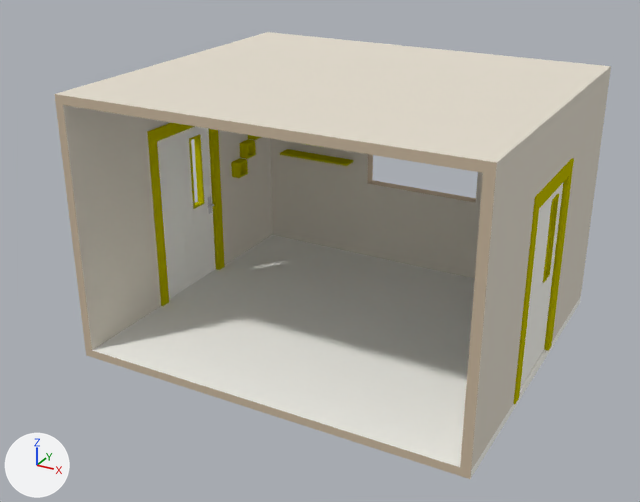
Two versions of the Blender file Assets/Models/room1.blend, one commit apart.
Rendered twice from a camera (50 mm lens) standing at (6.75, -13.31, 8.15) and looking at (-0.35, -0.39, 1.69). The axes (+X, +Y, +Z) are drawn at lower left. The lights are the same throughout.
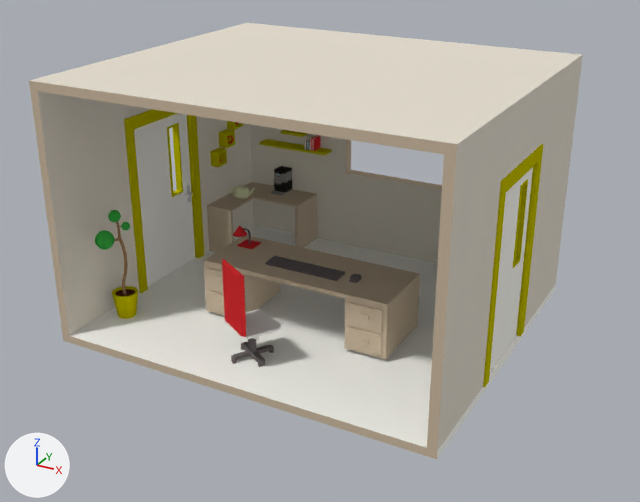
Boxes (x1, y1, x2, y2) around the edits, measured in the pictures (640 x 502 px):
'Cube', reshaped, moved
    before: (54, 32, 611, 479)
    after: (29, 23, 583, 459)
'Desk', added
    after: (203, 235, 420, 360)
'Chair', added
    after: (222, 259, 281, 367)
    faces in mat_15___default_001 (red #d92f32): (222, 259, 246, 337)
    faces in mat_14___default_001 (white #f4f0ed): (225, 310, 281, 340)
    faces in mat_09___default_001 (dark grey #6d6666): (231, 338, 274, 367)
'Keyboard', added
    after: (265, 255, 345, 281)
'Teapot001', added
    after: (229, 184, 255, 199)
'Box003', added
    after: (237, 228, 261, 249)
    faces in mat_15___default_001 (red #d92f32): (237, 239, 261, 249)
'Cone001', added
    after: (233, 226, 247, 237)
'Mouse', added
    after: (349, 274, 361, 283)
part 1 of me_cube, added
    after: (95, 230, 115, 250)
part 2 of me_cube, built on
    before: (240, 136, 258, 175)
    after: (207, 123, 320, 252)
part 3 of me_cube, added
    after: (108, 210, 138, 319)

What changed in the scene script:
```text
Change me_cube:
    remove me_cube.from_pydata(...)  # 764 vertices, 717 faces; spans x -3.67..3.67, y -3.15..3.23, z 0.0..4.77
    add me_cube.from_pydata(...)  # 4539 vertices, 4446 faces; spans x -3.67..3.67, y -3.15..3.23, z 0.0..4.77
    me_cube part 1: a new loose piece, a UV sphere (8 segments, 8 rings, poles along z) spanning x -3.3..-2.96, y -2.53..-2.18, z 1.63..1.97, in mat_material_006 (green #3cac45)
    me_cube part 2: 10 vertices moved from x -3.43, y 1.48..2.37, z 2.08..2.98 to x -3.49..-3.43, y 1.48..2.37, z 2.08..2.98; 2 vertices removed from x -3.43, y 1.48..1.72, z 2.08..2.32; 1864 vertices added at x -3.54..-1.67, y 1.19..2.99, z 0.15..2.81
    me_cube part 3: 993 vertices added at x -3.34..-2.86, y -2.36..-1.76, z 0.14..2.24
    add me_cube.materials.append(mat_material_001)  # cyan #93d2da
    add me_cube.materials.append(mat_material_002)  # black #2c2b27
    add me_cube.materials.append(mat_material_003)  # grey #8f8e88
    add me_cube.materials.append(mat_material_004)  # dark red #50271d
    add me_cube.materials.append(mat_material_005)  # brown #a38059
    add me_cube.materials.append(mat_material_006)  # green #3cac45
Change ob_cube:
    ob_cube.location: (0.0, 0.0, 0.0) -> (-0.53, 0.0, 0.16)
Add ob_desk:
    ob_desk = bpy.data.objects.new('Desk', me_desk)  # 298 vertices, 378 faces; spans x -23000.0..23000.0, y -12500.0..500.0, z -17000.0..600.0; in mat_09___default2_001 (beige #cbb9a1)
    ob_desk.location = (-0.46, -1.25, 1.38)
    ob_desk.rotation_euler = (1.571, 0.0, 0.0)  # degrees (90, 0, 0)
    ob_desk.scale = (0.0000811, 0.0000811, 0.0000811)
Add ob_keyboard:
    ob_keyboard = bpy.data.objects.new('Keyboard', me_keyboard)  # 86 vertices, 56 faces; spans x -8500.0..8500.0, y -2000.0..2000.0, z -9.0..1826.0; in mat_09___default_001 (dark grey #6d6666)
    ob_keyboard.location = (-0.5, -0.7, 1.42)
    ob_keyboard.scale = (0.0000866, 0.0000811, 0.0000311)
Add ob_mouse:
    ob_mouse = bpy.data.objects.new('Mouse', me_mouse)  # 234 vertices, 200 faces; spans x -1000.0..1000.0, y -1500.0..1500.0, z 0.0..1000.0; in mat_09___default_001 (dark grey #6d6666)
    ob_mouse.location = (0.51, -0.66, 1.41)
    ob_mouse.scale = (0.0000811, 0.0000811, 0.0000811)
Add ob_chair:
    ob_chair = bpy.data.objects.new('Chair', me_chair)  # 390 vertices, 506 faces; spans x -4933.0..4937.0, y -4754.0..5000.0, z -40243.0..73879.0; in mat_09___default_001 (dark grey #6d6666), mat_15___default_001 (red #d92f32), mat_14___default_001 (white #f4f0ed)
    ob_chair.location = (-0.69, -2.18, 0.92)
    ob_chair.rotation_euler = (0.0, 0.0, -0.546)  # degrees (0, 0, -31)
    ob_chair.scale = (0.0000811, 0.0000811, 0.0000157)
Add ob_box003:
    ob_box003 = bpy.data.objects.new('Box003', me_box003)  # 388 vertices, 444 faces; spans x -2053.0..2053.0, y -2924.0..2053.0, z 24.0..5080.0; in mat_15___default_001 (red #d92f32), mat_09___default_001 (dark grey #6d6666)
    ob_box003.location = (-1.96, -0.26, 1.43)
    ob_box003.scale = (0.0000811, 0.0000811, 0.0000811)
Add ob_cone001:
    ob_cone001 = bpy.data.objects.new('Cone001', me_cone001)  # 160 vertices, 288 faces; spans x -1663.0..1663.0, y -1663.0..1663.0, z 0.0..2235.0; in mat_15___default_001 (red #d92f32)
    ob_cone001.location = (-1.96, -0.57, 1.76)
    ob_cone001.scale = (0.0000811, 0.0000811, 0.0000811)
Add ob_teapot001:
    ob_teapot001 = bpy.data.objects.new('Teapot001', me_teapot001)  # 982 vertices, 1024 faces; spans x -16695.0..19078.0, y -11130.0..11130.0, z 0.0..17530.0; in mat_material_007 (beige #e5e7be)
    ob_teapot001.location = (-3.63, 1.99, 1.37)
    ob_teapot001.rotation_euler = (0.0, 0.0, 6.65)  # degrees (0, 0, 21)
    ob_teapot001.scale = (0.0000169, 0.0000169, 0.0000169)
```
